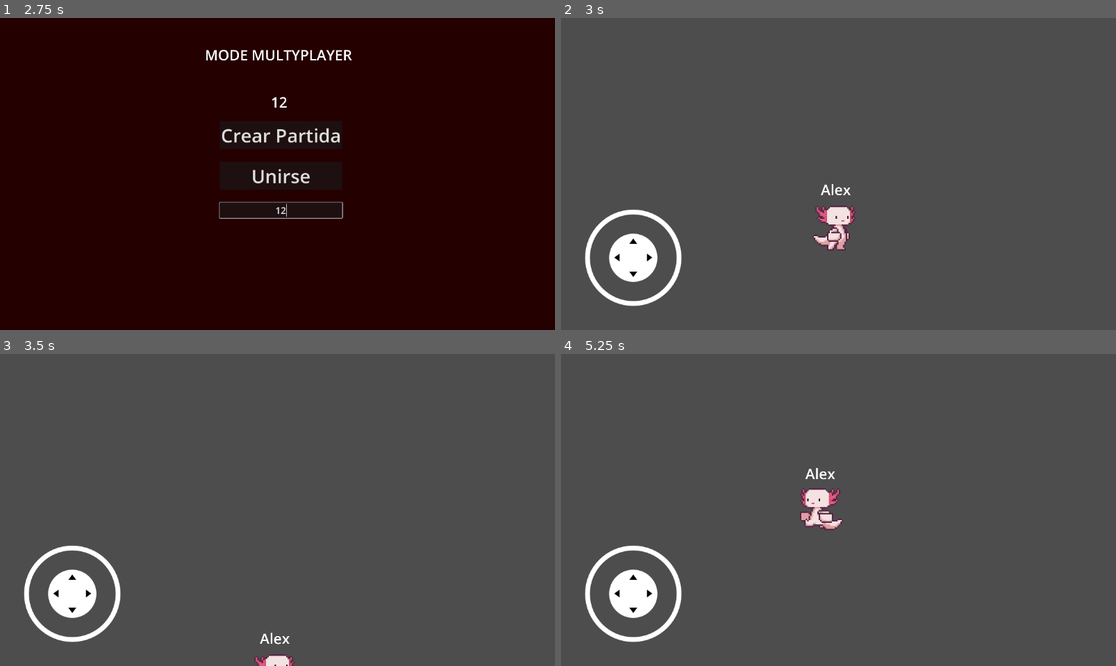
Above: before the commit, frames 1-4 (two rows, left to right).
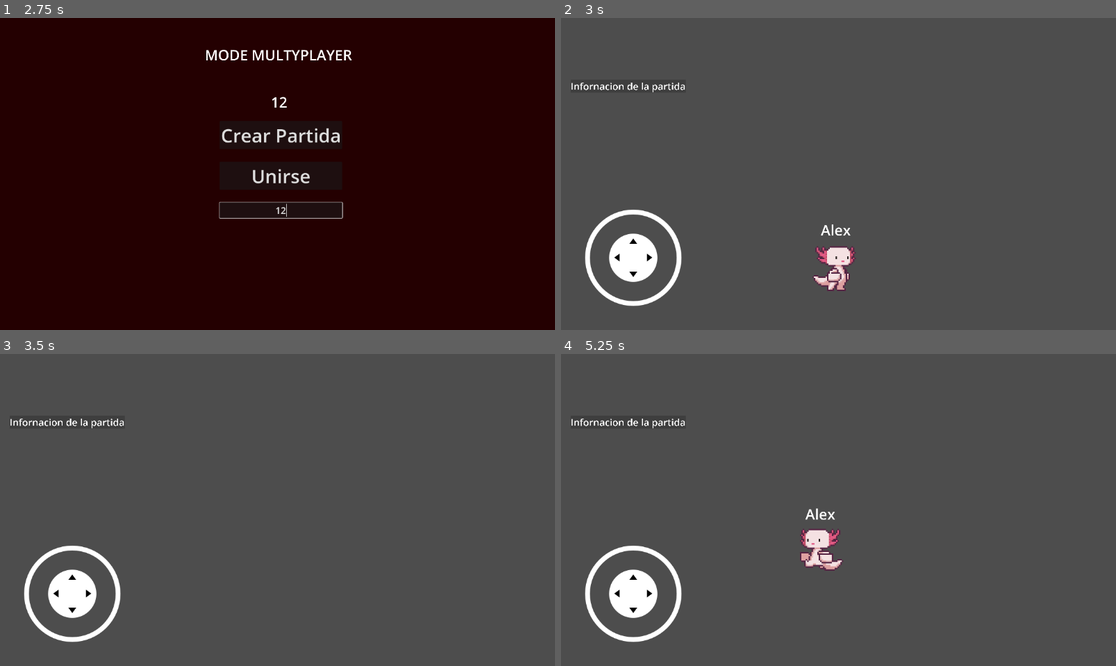
Above: after the commit, the same moments.

Repository: FelixGamerFG/Wasteland-Apocalypse-Zombies
Game: Godot game, scene res://scenes/menues/count.tscn
Same seed, same stepped clock (60 frames per second), same inputs: the game is played once before the commit and once after it.
Inputs (mouse positions are in pixels of both pictures, inside the frame that each line leads up to):
- Up to frame 1 (2.75 s): click (277, 61) at 0.52 s; type "Alex" at 0.6 s; click "Create Count" at 1.25 s; click (283, 211) at 2.02 s; type "12" at 2.1 s
- Up to frame 2 (3 s): click "Crear Partida" at 2.75 s
- Up to frame 3 (3.5 s): no input
- Up to frame 4 (5.25 s): tap Enter (ui_accept) at 3.5, 3.77 s; move the mouse to (960, 494) at 3.52 s; hold Right (ui_right) 3.53-4.25 s; click (960, 494) at 3.67 s; drag from (727, 525) to (810, 572) at 4.27 s; move the mouse to (894, 441) at 5.02 s; hold Left (ui_left) from 5.03 s (still down)

Frame 1 is identical in both runs. In frame 2, 1.7% of the frame differs, in the area x 1-54%, y 20-88%; in frame 3, 0.5%; in frame 4, 1.8%, in the area x 1-51%, y 20-70%.

Commit message:
poner chat de texto
aun no esta terminado

Diff:
--- a/Scripts/MainsST/main_scene.gd
+++ b/Scripts/MainsST/main_scene.gd
@@ -56,5 +56,4 @@
 	var player_scene = load("res://scenes/characters/players/pj.tscn").instantiate()
 	player_scene.name = str(id)
 	add_child(player_scene, true)
-	print(str(id))
 	print("Jugado conectado")
--- a/Scripts/charactersST/player.gd
+++ b/Scripts/charactersST/player.gd
@@ -13,10 +13,12 @@
 @onready var Anim = $Anim
 @onready var Camara = $Camara
 @onready var Skin2d : Sprite2D = $Sprite2D
+@onready var alineacionChat: VBoxContainer = $UI/VBoxContainer
 @onready var LB_name: Label = $Name
 
 
-
+var tiempo = Timer.new()
+var chat = Label.new()
 
 
 
@@ -31,6 +33,15 @@
 	if !is_multiplayer_authority(): return
 	LB_name.text = str(Data_Pj.datosJP.Nombre)
 
+	#alineacionChat.add_child(chat)
+	#chat.text = "esto es una informacion de la partida"
+	#chat.scale.x = 0.2
+	#chat.scale.y = 0.2
+	#
+	#tiempo.start(2)
+	#if tiempo.timeout:
+		#chat.queue_free()
+
 
 
 func _process(delta: float) -> void:
@@ -38,6 +49,8 @@
 	if !is_multiplayer_authority(): return
 	## Script para darle autoridad a la camara de cada jugador
 	Camara.enabled = true
+
+
 
 
 
--- a/scenes/characters/players/pj.tscn
+++ b/scenes/characters/players/pj.tscn
@@ -1,8 +1,11 @@
-[gd_scene load_steps=10 format=3 uid="uid://dfl4ht66luubx"]
+[gd_scene load_steps=11 format=3 uid="uid://dfl4ht66luubx"]
 
 [ext_resource type="Script" path="res://Scripts/charactersST/player.gd" id="1_ewq7v"]
 [ext_resource type="Texture2D" uid="uid://dj3rbgplleckx" path="res://resource/Sprites/characters/players/sprites_player_ajolote-Sheet.png" id="2_vojou"]
 [ext_resource type="PackedScene" uid="uid://dmr0fcamx7t56" path="res://addons/virtual_joystick/virtual_joystick_scene.tscn" id="3_6l8q6"]
+
+[sub_resource type="StyleBoxFlat" id="StyleBoxFlat_53op7"]
+bg_color = Color(0, 0, 0, 0.196078)
 
 [sub_resource type="SceneReplicationConfig" id="SceneReplicationConfig_lgxgu"]
 properties/0/path = NodePath(".:position")
@@ -94,6 +97,19 @@
 offset_top = -300.0
 offset_bottom = 0.0
 
+[node name="VBoxContainer" type="VBoxContainer" parent="UI"]
+offset_left = 20.0
+offset_top = 128.0
+offset_right = 1213.0
+offset_bottom = 265.0
+scale = Vector2(0.2, 0.2)
+
+[node name="Infor_UI" type="Label" parent="UI/VBoxContainer"]
+layout_mode = 2
+theme_override_font_sizes/font_size = 100
+theme_override_styles/normal = SubResource("StyleBoxFlat_53op7")
+text = "Infornacion de la partida"
+
 [node name="MultiplayerSynchronizer" type="MultiplayerSynchronizer" parent="."]
 replication_config = SubResource("SceneReplicationConfig_lgxgu")
 
@@ -103,7 +119,7 @@
 }
 
 [node name="Camara" type="Camera2D" parent="."]
-position = Vector2(2, 1)
+position = Vector2(2, -27)
 enabled = false
 zoom = Vector2(3, 3)
 position_smoothing_enabled = true
